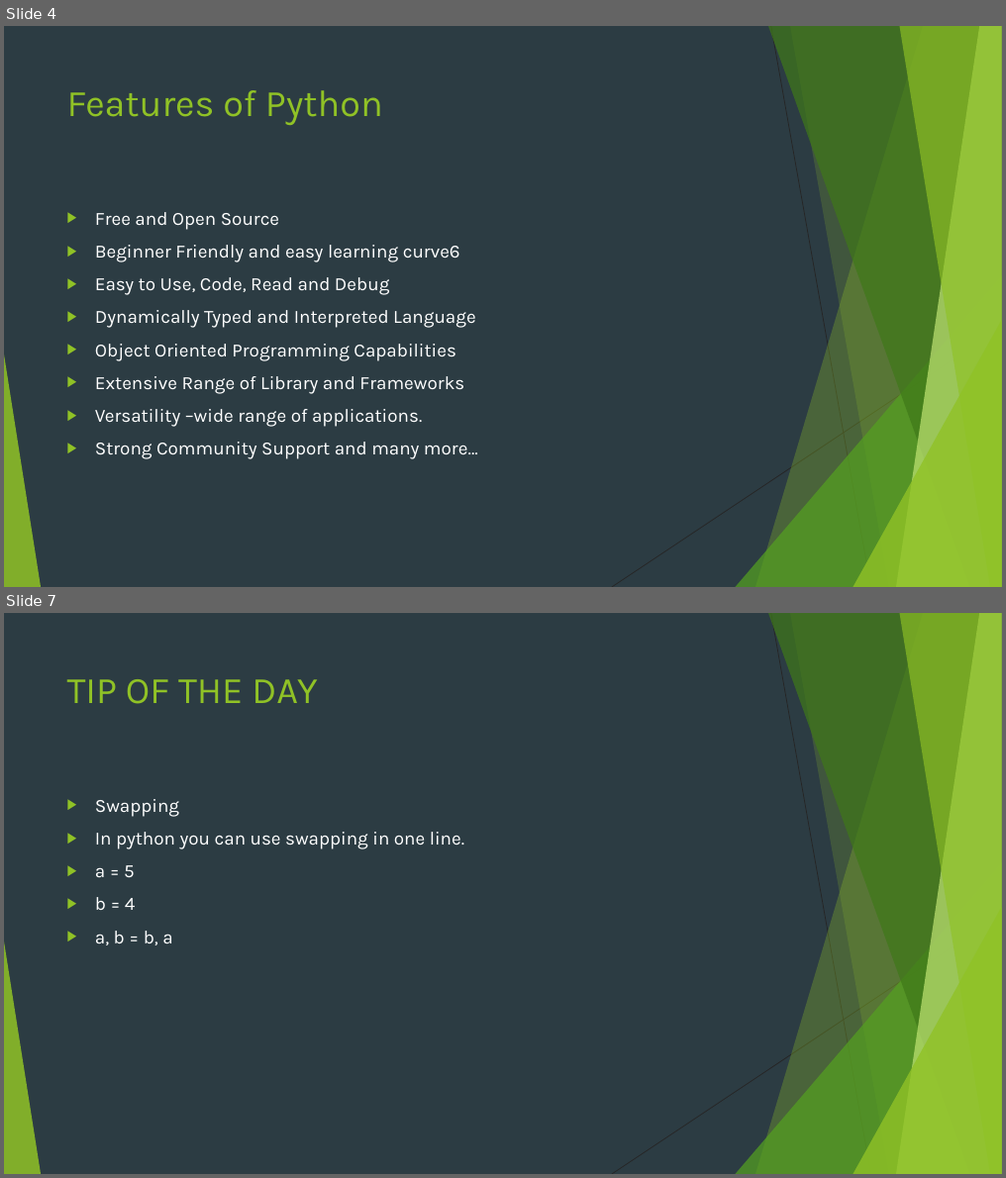
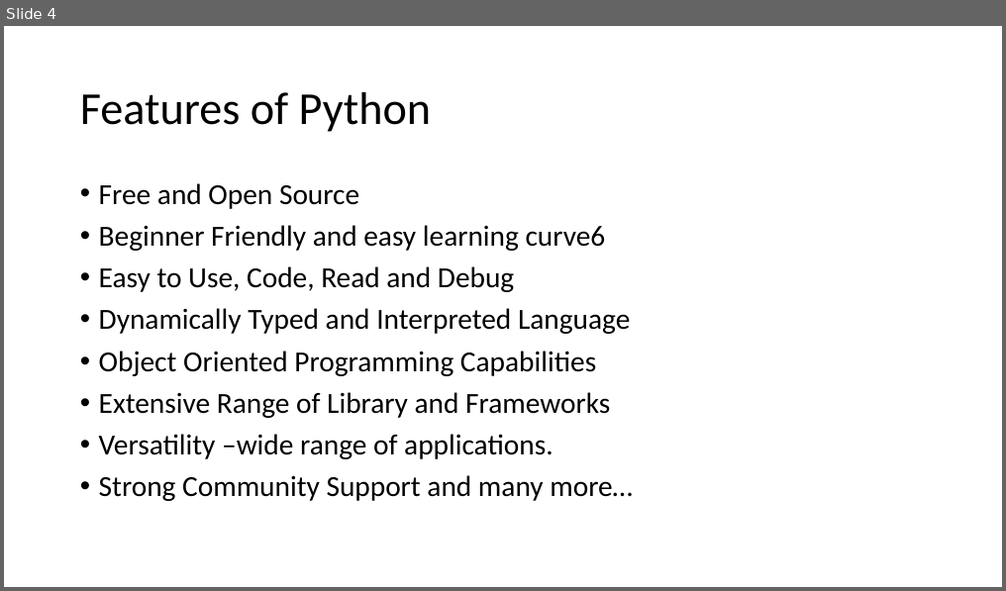
Before and after one commit to sumanpaudel1997/Python-For-Data-Science, a slide deck: ch_00_setup/1. Introduction to Python Programming.pptx. Shown one above the other, each under a label of ours: slides 4 and 7 before the commit, slide 4 after it; the slides between them are not shown. The pictures are 1006x1178 and 1006x591 pixels, drawn with LibreOffice and Linux fonts; fonts in the diff are those of the drawing. Boxes give left, top, right and bottom in pixels: in the first picture for what was removed or moved away, otherwise in the second. Text is boxed around its words. In the diff, an @@ line names an element or a change of style, - is before the commit and + after.

```diff
--- a/ch_00_setup/1. Introduction to Python Programming.pptx
+++ b/ch_00_setup/1. Introduction to Python Programming.pptx
@@ slide 7 removed at (4,613,1002,1174), background #2C3C43; not listed: 10 template elements that a slide beside it also shows @@
@@ title removed at (67,679,317,704) @@
-TIP OF THE DAY
@@ text removed at (95,799,464,946) @@
-▶ Swapping
-▶ In python you can use swapping in one line.
-▶ a = 5
-▶ b = 4
-▶ a, b = b, a
@@ slide 4 changed as well @@
@@ background #2C3C43 to #FFFFFF @@
@@ title "Features of Python": place and size @@
-title "Features of Python" at (67,90,383,125)
+title "Features of Python" at (80,92,431,132)
@@ title "Features of Python" at (80,92,431,132): size 36 to 44 pt, font Karla to Calibri, text colour #90C226 to #000000; line spacing 1 to 0.9; vertical alignment top to middle @@
@@ text "Free and Open Source": place and size @@
-text "Free and Open Source" at (95,212,478,460)
+text "Free and Open Source" at (99,183,633,501)
@@ text "Free and Open Source" at (99,183,633,501): size 18 to 28 pt, font Karla to Calibri, text colour #FFFFFF to #000000; bullet ▶ to •; line spacing 1 to 0.9 @@
@@ group removed at (4,26,1002,587): 5 freeform shapes, 3 triangles, 2 lines @@
```
Also in this commit, not shown: 3 other slides changed, 2 slides added, 2 other slides removed, 17 other files.
